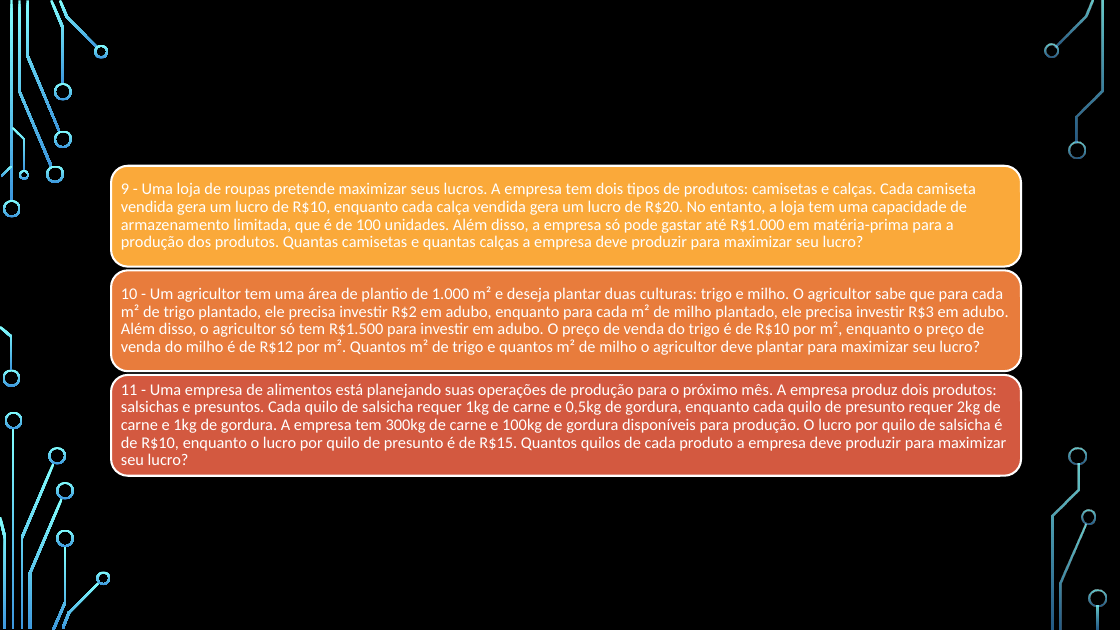
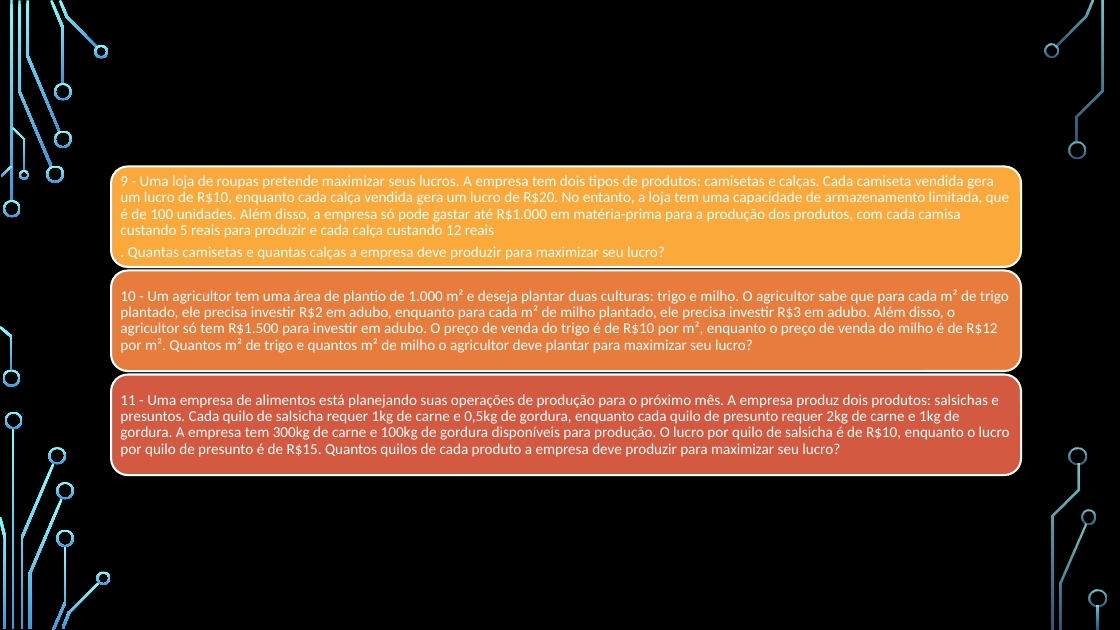
Before and after one commit to VitorKaviski/Curso_Kaviski_Excel_Basico_ao_Avancado, a slide deck: slide 40 of Curso Excel/Intermediário/Aula 1/Aula 1 - Excel/Curso Excel - Intermediário.pptx. Drawn at 1120x630 pixels with LibreOffice and Linux fonts; fonts in the diff are those of the drawing; background and template pictures are left out. Boxes give left, top, right and bottom in pixels: in the first picture for what was removed or moved away, otherwise in the second. Text is boxed around its words. In the diff, an @@ line names an element or a change of style, - is before the commit and + after.

```diff
--- a/Curso Excel/Intermediário/Aula 1/Aula 1 - Excel/Curso Excel - Intermediário.pptx
+++ b/Curso Excel/Intermediário/Aula 1/Aula 1 - Excel/Curso Excel - Intermediário.pptx
@@ text at [120, 175, 1009, 260]: text changed; size 14 to 13 pt @@
-9 - Uma loja de roupas pretende maximizar seus lucros. A empresa tem dois tipos de produtos: camisetas e calças. Cada camiseta vendida gera um lucro de R$10, enquanto cada calça vendida gera um lucro de R$20. No entanto, a loja tem uma capacidade de armazenamento limitada, que é de 100 unidades. Além disso, a empresa só pode gastar até R$1.000 em matéria-prima para a produção dos produtos. Quantas camisetas e quantas calças a empresa deve produzir para maximizar seu lucro?
+9 - Uma loja de roupas pretende maximizar seus lucros. A empresa tem dois tipos de produtos: camisetas e calças. Cada camiseta vendida gera um lucro de R$10, enquanto cada calça vendida gera um lucro de R$20. No entanto, a loja tem uma capacidade de armazenamento limitada, que é de 100 unidades. Além disso, a empresa só pode gastar até R$1.000 em matéria-prima para a produção dos produtos, com cada camisa custando 5 reais para produzir e cada calça custando 12 reais
+. Quantas camisetas e quantas calças a empresa deve produzir para maximizar seu lucro?
@@ text "10 - Um agricultor tem ..." at [120, 289, 1009, 353]: size 14 to 13 pt @@
@@ text "11 - Uma empresa de ..." at [120, 394, 1010, 457]: size 14 to 13 pt @@
```
Also in this commit, not shown: 1 other slide changed, 4 other files.
